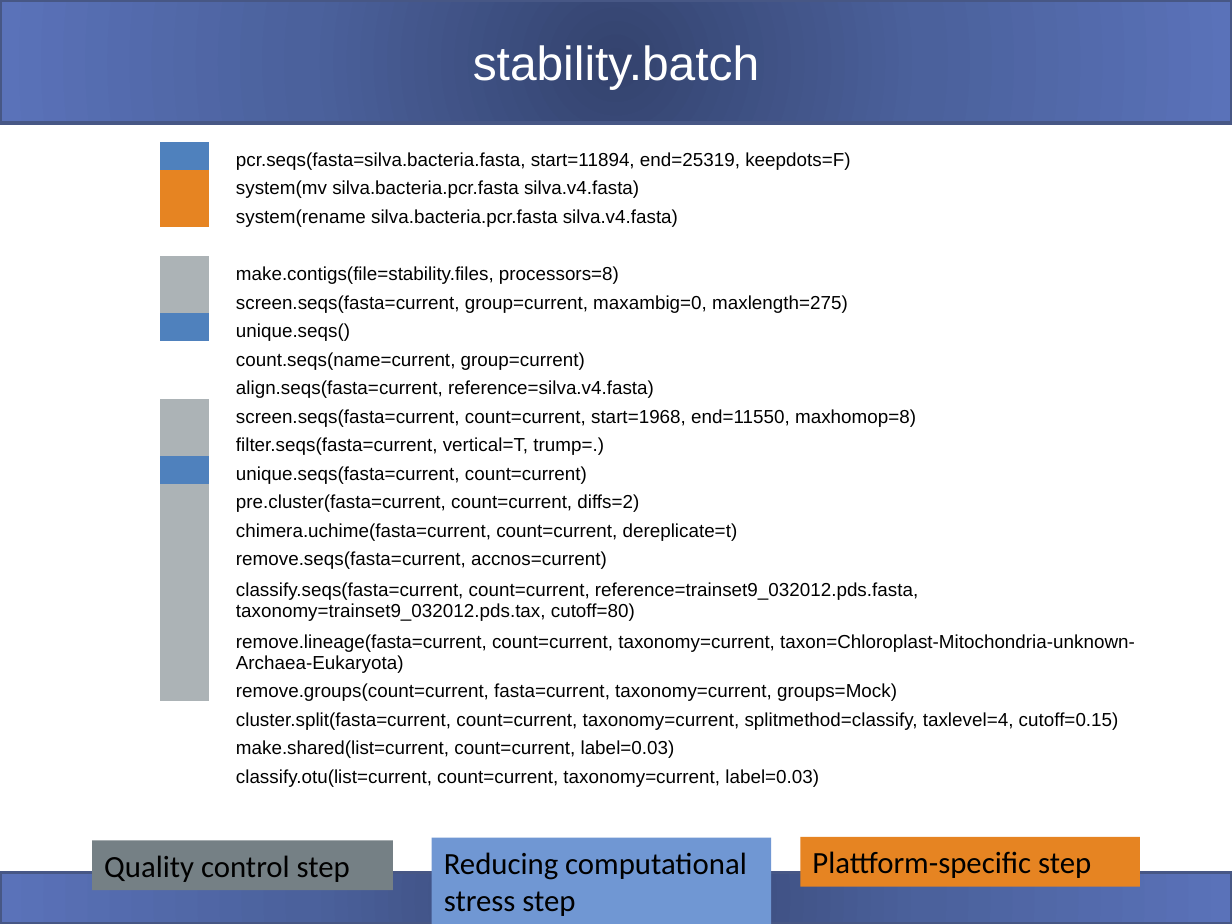
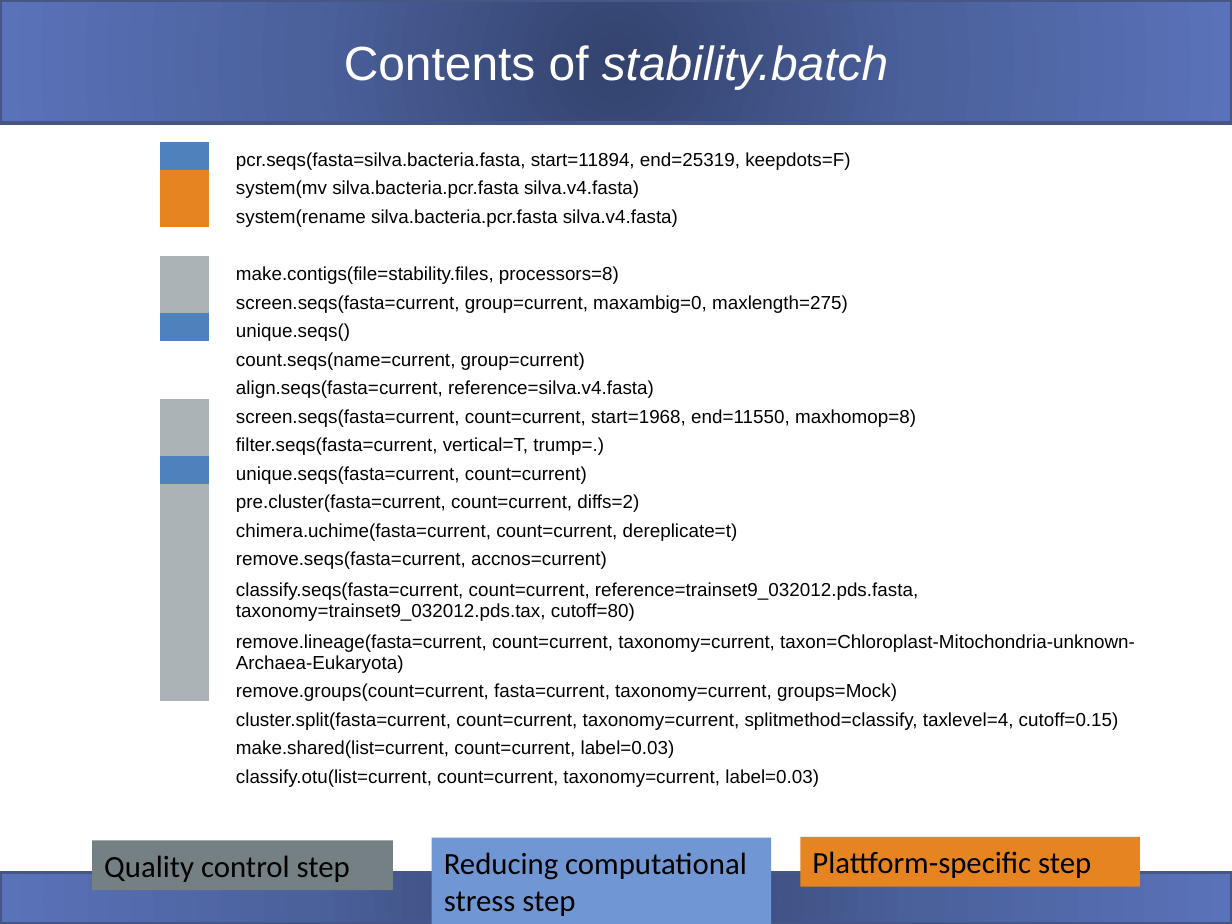
Before and after one commit to carden24/MIC506-Workshop, a slide deck: slide 9 of W3_16S_analysis.pptx. Drawn at 1232x924 pixels with LibreOffice and Linux fonts; fonts in the diff are those of the drawing. Boxes give left, top, right and bottom in pixels: in the first picture for what was removed or moved away, otherwise in the second. Text is boxed around its words. In the diff, an @@ line names an element or a change of style, - is before the commit and + after.

```diff
--- a/W3_16S_analysis.pptx
+++ b/W3_16S_analysis.pptx
@@ title at [344,45,888,89]: text changed; italic on @@
-stability.batch
+Contents of stability.batch
```
Also in this commit, not shown: 3 other slides changed, 3 other files.
